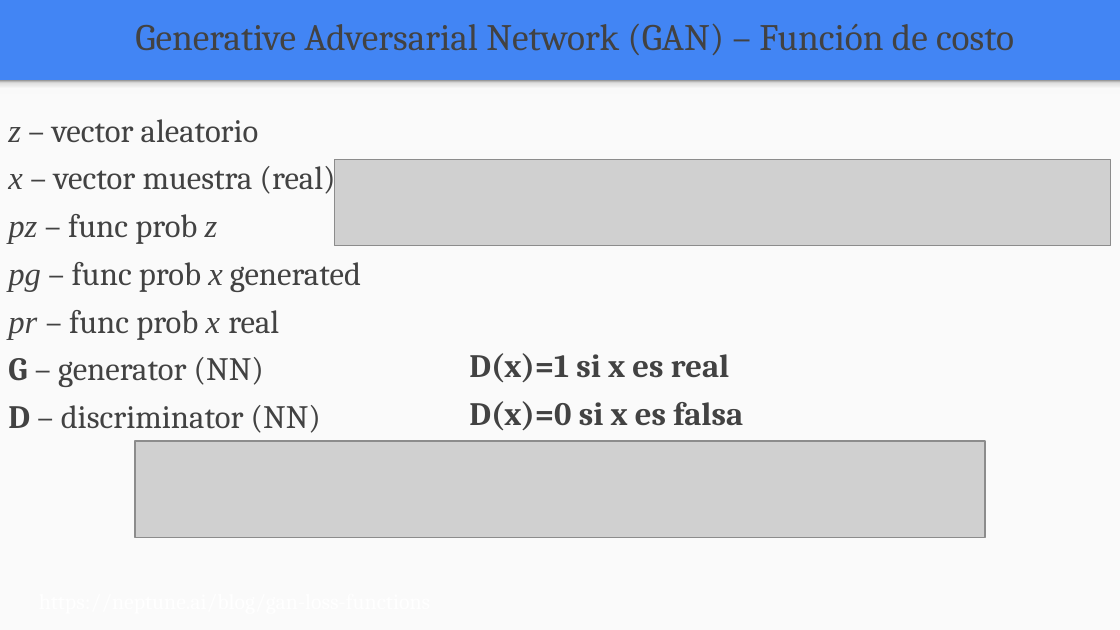
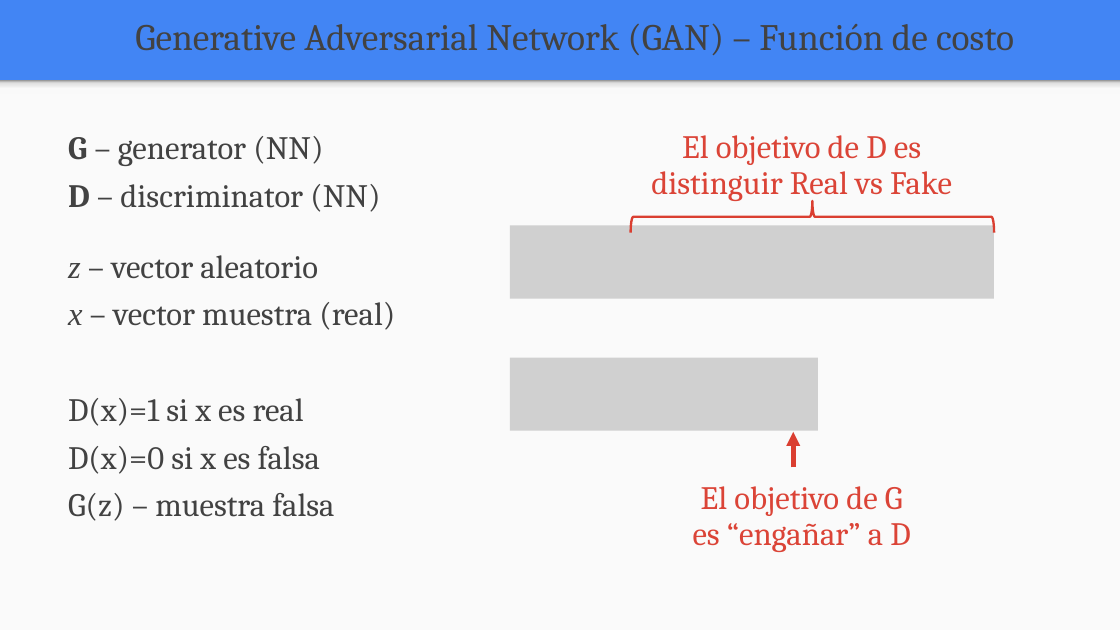
Before and after one commit to FIUBA-Posgrado-Inteligencia-Artificial/aprendizaje_profundo, a slide deck: slide 15 of clase_8/teoria/clase_8.pptx. Drawn at 1120x630 pixels with LibreOffice and Linux fonts; fonts in the diff are those of the drawing; grey boxes stand for pictures. Boxes give left, top, right and bottom in pixels: in the first picture for what was removed or moved away, otherwise in the second. Text is boxed around its words. In the diff, an @@ line names an element or a change of style, - is before the commit and + after.

```diff
--- a/clase_8/teoria/clase_8.pptx
+++ b/clase_8/teoria/clase_8.pptx
@@ text "G – generator (NN)": place and size @@
-text "G – generator (NN)" at bbox=[8, 119, 361, 433]
+text "G – generator (NN)" at bbox=[68, 136, 395, 521]
@@ text at bbox=[68, 136, 380, 212]: paragraphs added @@
+G – generator (NN)
+D – discriminator (NN)
@@ text added at bbox=[651, 135, 952, 201], 21 pt, text #DB4437 @@
+El objetivo de D es distinguir Real vs Fake
@@ picture removed at bbox=[334, 160, 1111, 246] @@
@@ left brace added at bbox=[630, 201, 994, 232], outline #DA3F32 1.5 pt @@
@@ picture added at bbox=[510, 225, 993, 298] @@
@@ text removed at bbox=[469, 353, 743, 430] @@
-D(x)=1 si x es real
-D(x)=0 si x es falsa
@@ picture added at bbox=[510, 357, 818, 430] @@
@@ text at bbox=[68, 398, 334, 521]: text changed @@
-pz – func prob z
-pg – func prob x generated
-pr – func prob x real
-G – generator (NN)
-D – discriminator (NN)
+D(x)=1 si x es real
+D(x)=0 si x es falsa
+G(z) – muestra falsa
@@ picture removed at bbox=[136, 441, 986, 538] @@
@@ arrow added from (793, 467) to (793, 432), #DA3F32 3 pt @@
@@ text added at bbox=[693, 486, 910, 552], 21 pt, text #DB4437 @@
+El objetivo de G es “engañar” a D
```
Also in this commit, not shown: 7 other slides changed, 10 slides added, 3 other files.
